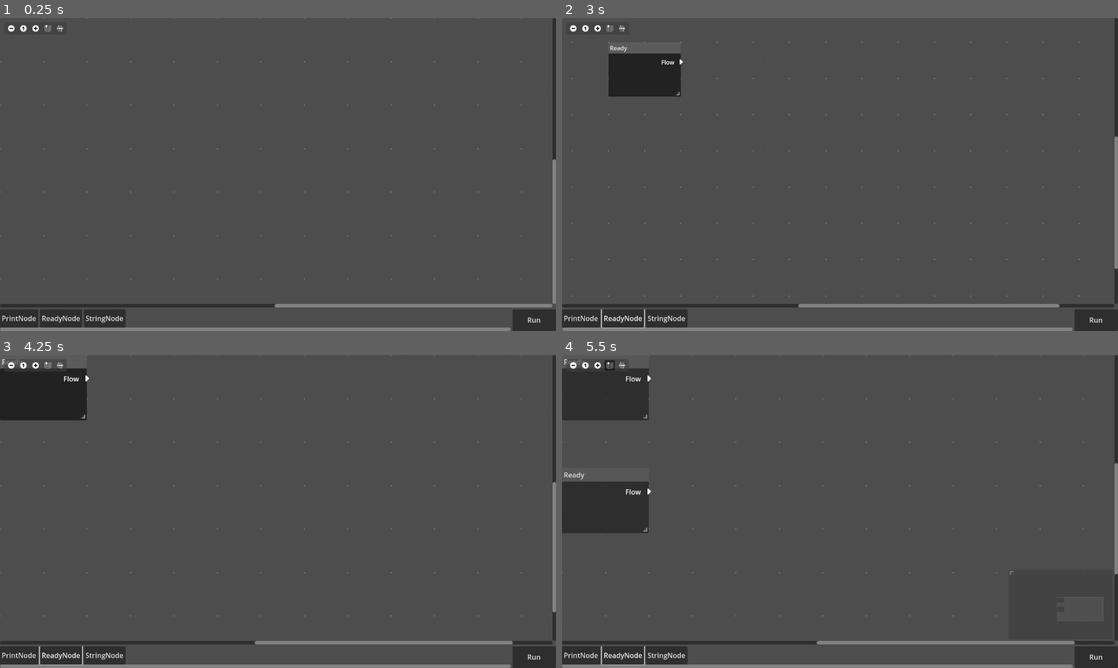
Above: before the commit, frames 1-4 (two rows, left to right).
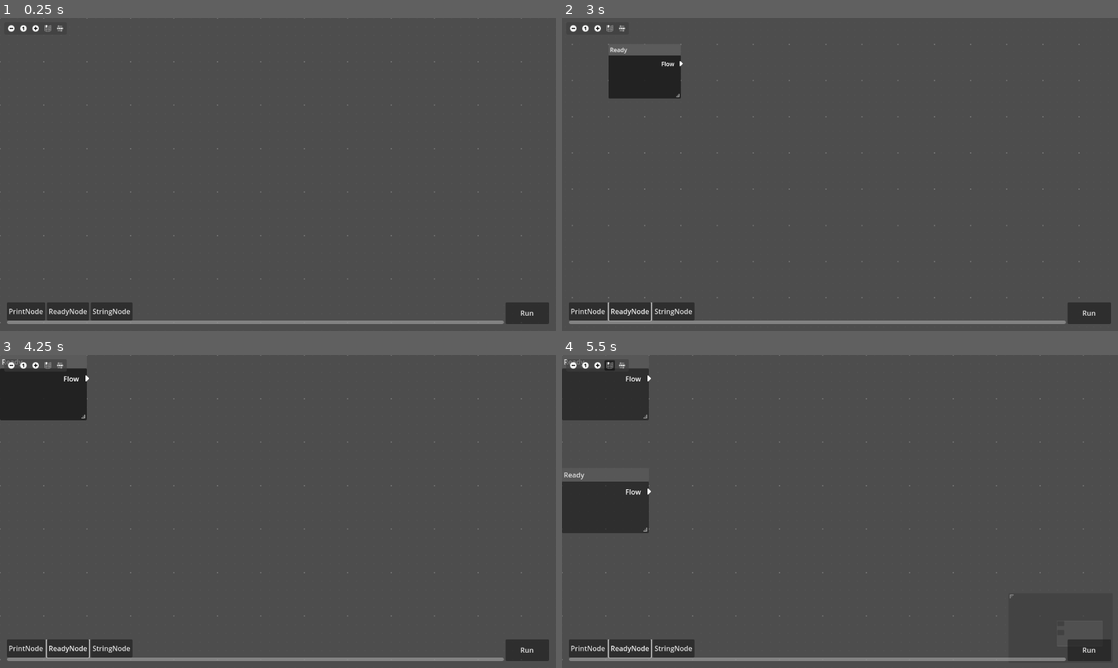
Above: after the commit, the same moments.

Repository: Swarkin/Godot-GraphNodesScript
Game: Godot game, scene res://main.tscn
Same seed, same stepped clock (60 frames per second), same inputs: the game is played once before the commit and once after it.
Inputs (mouse positions are in pixels of both pictures, inside the frame that each line leads up to):
- Up to frame 1 (0.25 s): no input
- Up to frame 2 (3 s): click "Run" at 0.5 s; click "ReadyNode" at 1.25 s; click "ReadyNode" at 2 s; click (573, 27) at 2.75 s
- Up to frame 3 (4.25 s): click (33, 364) at 3.5 s
- Up to frame 4 (5.5 s): click (612, 364) at 4.25 s; click (623, 364) at 5 s

The runs differ from the first frame. In frame 1, 4.8% of the frame differs, in the area x 0-100%, y 0-100%; in frame 2, 5.1%; in frame 3, 4.7%; in frame 4, 4.7%.
Error before the commit: Invalid access to property or key 'ReadyNode' on a base object of type 'Dictionary[StringName, GraphNodeRepr]'. (res://graph.gd:73)
Error after the commit: Invalid access to property or key 'ReadyNode' on a base object of type 'Dictionary[StringName, GraphNodeRepr]'. (res://graph.gd:84)

Commit message:
Change UI

Diff:
--- a/graph.gd
+++ b/graph.gd
@@ -4,6 +4,10 @@
 const TYPE_ANY := 42
 
 @export var verbose := false
+@export var hide_scroll := false:
+	set(v):
+		set_process(v)
+		hide_scroll = v
 
 class GraphNodeRepr:
 	var node: GraphNode
@@ -49,6 +53,13 @@
 		from_port = d["from_port"]
 		to_node = nodes[d["to_node"]]
 		to_port = d["to_port"]
+
+func _ready() -> void:
+	set_process(hide_scroll)
+
+func _process(_dt: float) -> void:
+	get_node(^"@Control@2/_h_scroll").visible = false
+	get_node(^"@Control@2/_v_scroll").visible = false
 
 
 func execute() -> void:
@@ -138,10 +149,8 @@
 
 	connect_node(from_node, from_port, to_node, to_port)
 
-
 func _on_disconnection_request(from_node: StringName, from_port: int, to_node: StringName, to_port: int) -> void:
 	disconnect_node(from_node, from_port, to_node, to_port)
-
 
 func _on_delete_nodes_request(nodes: Array[StringName]) -> void:
 	for node in nodes:
--- a/main.tscn
+++ b/main.tscn
@@ -6,7 +6,15 @@
 
 [sub_resource type="StyleBoxEmpty" id="StyleBoxEmpty_7dm0k"]
 
-[node name="Main" type="VBoxContainer"]
+[sub_resource type="InputEventKey" id="InputEventKey_h2yge"]
+device = -1
+keycode = 4194336
+
+[sub_resource type="Shortcut" id="Shortcut_1bvp3"]
+events = [SubResource("InputEventKey_h2yge")]
+
+[node name="Main" type="Control"]
+layout_mode = 3
 anchors_preset = 15
 anchor_right = 1.0
 anchor_bottom = 1.0
@@ -14,11 +22,10 @@
 grow_vertical = 2
 
 [node name="GraphEdit" type="GraphEdit" parent="."]
-unique_name_in_owner = true
-layout_mode = 2
+offset_right = 1280.0
+offset_bottom = 720.0
 size_flags_vertical = 3
 theme_override_styles/panel = SubResource("StyleBoxEmpty_7dm0k")
-scroll_offset = Vector2(0, -53)
 grid_pattern = 1
 right_disconnects = true
 connection_lines_antialiased = false
@@ -28,33 +35,49 @@
 show_grid_buttons = false
 script = ExtResource("1_h2yge")
 verbose = true
+hide_scroll = true
 
-[node name="TopBar" type="HBoxContainer" parent="."]
+[node name="Margin" type="MarginContainer" parent="."]
+layout_mode = 1
+anchors_preset = 15
+anchor_right = 1.0
+anchor_bottom = 1.0
+grow_horizontal = 2
+grow_vertical = 2
+mouse_filter = 2
+theme_override_constants/margin_left = 16
+theme_override_constants/margin_top = 16
+theme_override_constants/margin_right = 16
+theme_override_constants/margin_bottom = 16
+
+[node name="Bar" type="HBoxContainer" parent="Margin"]
 layout_mode = 2
+size_flags_vertical = 8
 
-[node name="NodeSelection" type="ScrollContainer" parent="TopBar" node_paths=PackedStringArray("graph", "buttons")]
+[node name="NodeSelection" type="ScrollContainer" parent="Margin/Bar" node_paths=PackedStringArray("graph", "buttons")]
 layout_mode = 2
 size_flags_horizontal = 3
 follow_focus = true
 horizontal_scroll_mode = 2
 vertical_scroll_mode = 0
 script = ExtResource("1_7mycd")
-graph = NodePath("../../GraphEdit")
+graph = NodePath("../../../GraphEdit")
 buttons = NodePath("ButtonContainer")
 
-[node name="ButtonContainer" type="HBoxContainer" parent="TopBar/NodeSelection"]
+[node name="ButtonContainer" type="HBoxContainer" parent="Margin/Bar/NodeSelection"]
 layout_mode = 2
 size_flags_horizontal = 3
 size_flags_vertical = 3
 
-[node name="Run" type="Button" parent="TopBar" node_paths=PackedStringArray("graph")]
+[node name="Run" type="Button" parent="Margin/Bar" node_paths=PackedStringArray("graph")]
 custom_minimum_size = Vector2(100, 50)
 layout_mode = 2
 size_flags_horizontal = 8
 size_flags_vertical = 8
+shortcut = SubResource("Shortcut_1bvp3")
 text = "Run"
 script = ExtResource("4_1bvp3")
-graph = NodePath("../../GraphEdit")
+graph = NodePath("../../../GraphEdit")
 
 [connection signal="connection_request" from="GraphEdit" to="GraphEdit" method="_on_connection_request"]
 [connection signal="delete_nodes_request" from="GraphEdit" to="GraphEdit" method="_on_delete_nodes_request"]
Not shown: 1 places in main.tscn that only renumber resources
